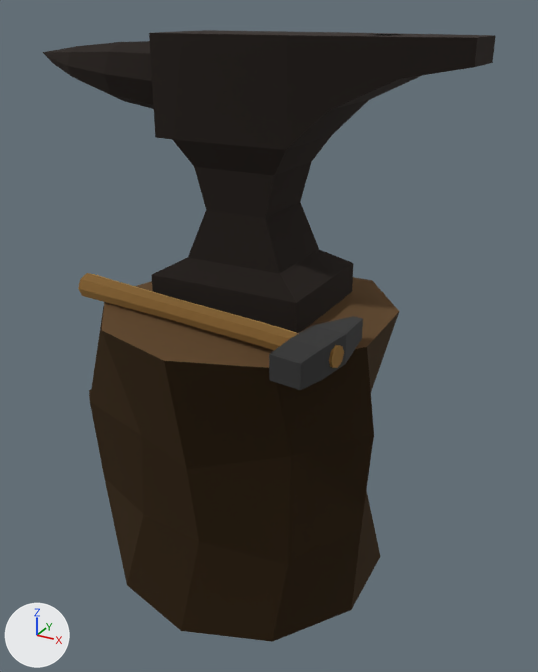
The glTF model assets/models/Anvil.glb, before and after one commit.
One viewpoint serves both versions: a 50 mm lens placed at (0.605, -1.042, 1.028), pointed at (-0.006, 0.07, 0.472). Lighting does not change. The marker at lower left points along +X, +Y and +Z. The first picture is the older version. Where no turn or scale is listed for an object, it has been applied to the vertices.

In view in the first picture: 'Anvil.001'.
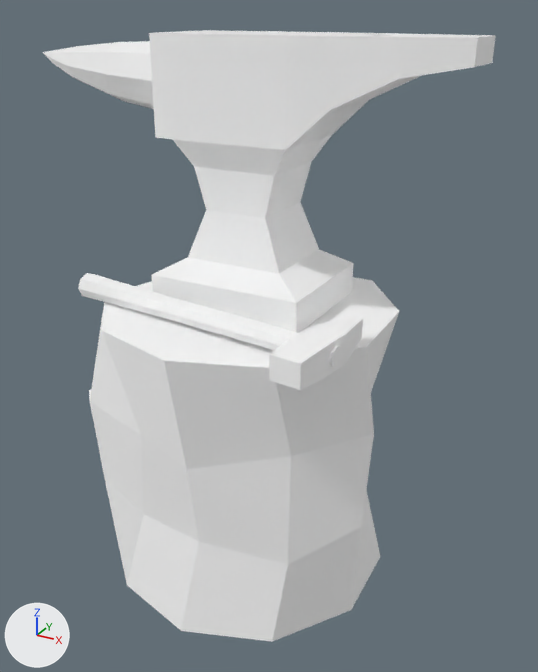
The newer file is also rescaled (x0.833), turned or shifted as a whole; pictures and numbers use the older file's frame.

Pixel boxes (x1, y1, x2, y2) of what changed, in the pictures (538 x 672 px):
'Anvil.001', recoloured (lighter)
    both: (43, 30, 496, 642)

The change in detail:
Material 'DefaultMaterial' (mat_defaultmaterial) is new.
Its base color is (1.0, 1.0, 1.0) (white #ffffff).
Its metallic is 1.0.
Its roughness is 1.0.
me_mesh_0 has 180 vertices, 340 faces and spans x -0.475..0.377, y -0.267..0.269, z 0.0..0.986.
me_mesh_0 no longer uses material mat_furniturematerial (picture img_image_0).
me_mesh_0 gains material mat_defaultmaterial (white #ffffff).
